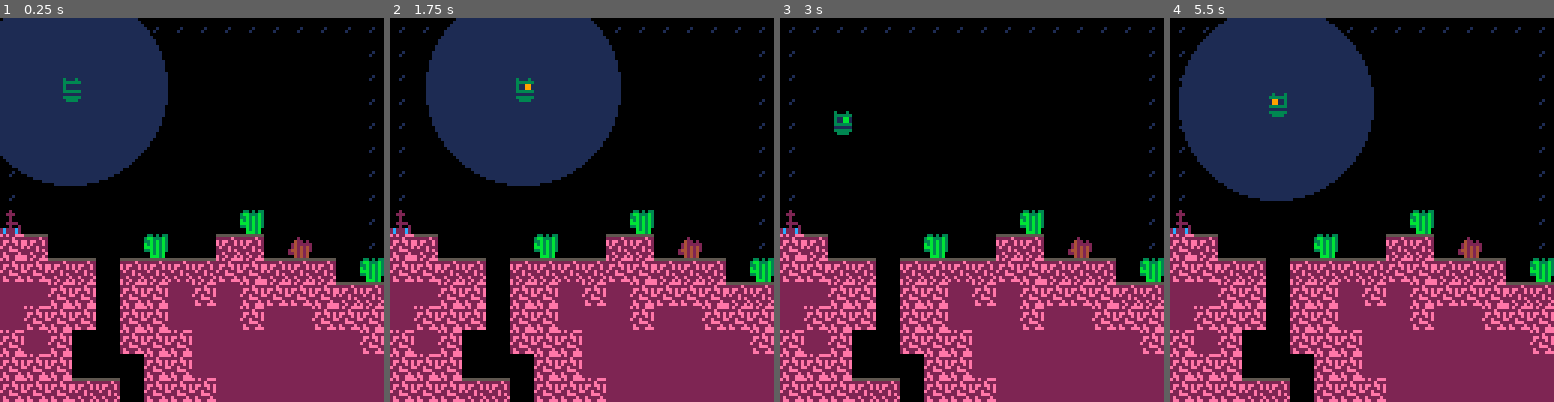
Above: before the commit, frames 1-4 (left to right).
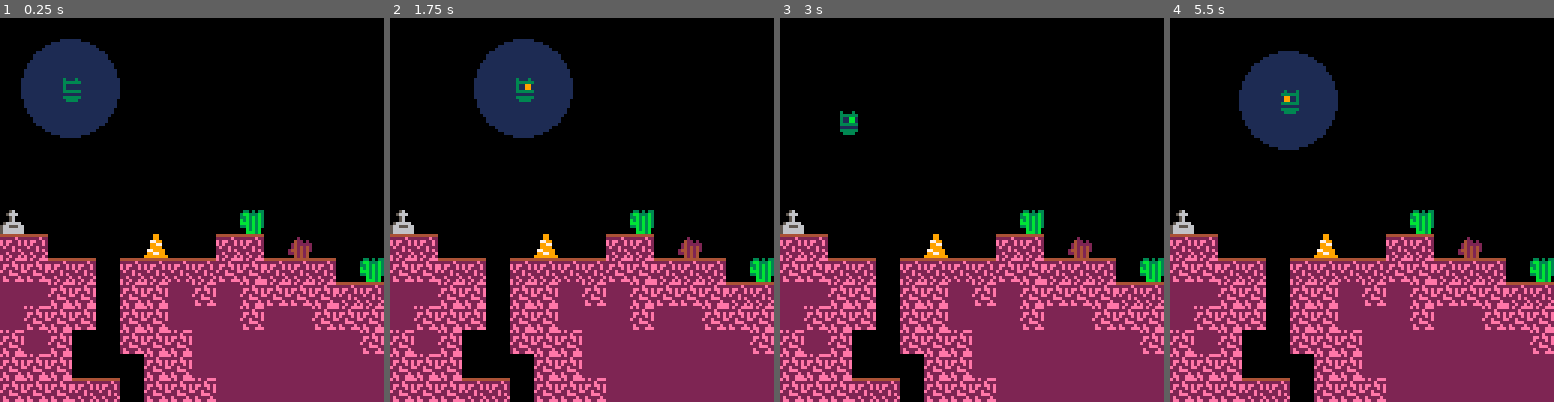
Above: after the commit, the same moments.

Repository: alxgnon/pico-8
Game: PICO-8 cartridge robo.p8
Two runs of this game, one before a commit and one after it. Both use one fixed random seed, a clock stepped at 60 frames per second and the inputs below.
Inputs:
- Up to frame 1 (0.25 s): no input
- Up to frame 2 (1.75 s): tap O (Z key) at 0.33, 0.7, 1.43 s; tap X (X key) at 1.07 s
- Up to frame 3 (3 s): hold Left 1.97-2.37 s; tap X (X key) at 2.07, 2.4, 2.73 s; tap O (Z key) at 2.22 s; hold Down 2.42-2.82 s; hold Right from 2.87 s (still down)
- Up to frame 4 (5.5 s): tap X (X key) every 0.33 s from 3.07 to 5.4 s; tap O (Z key) at 3.1, 3.98, 4.87 s; release Right at 3.53 s; hold Up 3.58-4.08 s; hold Right 4.13-4.53 s; hold Down 4.58-5.08 s; hold Left from 5.13 s (still down)

The runs differ from the first frame. In frame 1, 14% of the frame differs, in the area x 0-100%, y 0-95%; in frame 2, 15%; in frame 3, 2.3%; in frame 4, 17%.

Commit message:
open the front door

Diff:
--- a/robo.p8
+++ b/robo.p8
@@ -1,14 +1,26 @@
 pico-8 cartridge // http://www.pico-8.com
 version 14
 __lua__
+-- constants ------------------
+
+switch = 40
+generator = 42
+barrier = 44
+
+
+-- globals --------------------
+
 t = 0
+pl = nil
 actors = {}
-pl = "player"
+camx,camy = 0,0
+
+
+-- extendable -----------------
 
 function new(name)
 	local a = {name=name}
 
-	-- extend
 	function a:xt(o)
 		for k, v in pairs(o) do
 			self[k] = v
@@ -156,8 +168,28 @@
 
 function control(a)
 	if a.t > (a.dashready or 0) then
+		if a.dashready then
+			sfx(2)
+			a.dashready = nil
+		end
+
+		if btn(5) then
+			if not a.atk then
+				sfx(3, 3)
+			end
+
+			a.atk = true
+			a.dx = 0
+			a.dy = 0
+			return
+		end
+
+		a.atk = false
+		sfx(-2, 3)
+
 		if btn(4) then
-			-- dash
+			sfx(1) -- dash
+
 			joyread(a)
 			if not joymoving(a) then
 				a.b0 = a.flipx
@@ -167,13 +199,7 @@
 
 			a.dashtime = a.t + 6
 			a.dashready = a.t + 40
-
-			sfx(1)
-
-		elseif a.dashready then
-			sfx(2)
-			a.dashready = nil
-		end
+			end
 	end
 
 	if a.t > (a.dashtime or 0) then
@@ -248,6 +274,11 @@
 		a.pal[9] = 11
 	else
 		a.pal[9] = nil
+	end
+
+	if a.atk then
+		a.frame = 4
+		return
 	end
 
 	if not joymoving(a) then
@@ -297,12 +328,51 @@
 	animate(a)
 end
 
+function open_barriers_for(a)
+	if a.atk then
+		local ax,ay = a.x,a.y
+
+		local open = false
+
+ 	for i=ax-2, ax+2 do
+ 		for j=ay-2, ay+2 do
+ 			local spr = mget(i,j)
+
+ 			if spr == switch then
+ 				mset(i,j, switch+1)
+ 				open = true
+ 			end
+ 		end
+ 	end
+
+ 	if open then
+ 		local cx,cy =
+ 			max(0,flr(pl.x/16)*16),
+ 			max(0,flr(pl.y/16)*16)
+ 	 for i=cx, cx+15 do
+ 			for j=cy, cy+15 do
+ 				local spr = mget(i,j)
+
+ 				if spr >= barrier and
+ 						spr < barrier+4 then
+ 					mset(i,j, 0)
+ 				elseif spr == generator then
+ 					mset(i,j, generator+1)
+					end
+ 			end
+ 		end
+ 	end
+ end
+end
+
 function _update()
 	t += 1
 	foreach(actors, time)
 
 	control(pl)
 	foreach(actors, act)
+
+	open_barriers_for(pl)
 end
 
 
@@ -336,8 +406,13 @@
 	-- light effect
 	if pl.t > (pl.dashready or 0)
 			and pl.x > 0.9 then
-		local q = 0.256
+		local q = 0.128
 		circfill(pl.x*8-q,pl.y*8-q,q*128,1)
+
+		if pl.atk then
+			local z = (t%16+1) / 16 * 0.128
+			circ(pl.x*8-z,pl.y*8-z,z*128,11)
+		end
 	end
 
 	-- animap
@@ -608,168 +683,168 @@
 
 
 __gff__
-0002020202000000000000000000000000000000000000000000060686868686000000000000000000000000000000000800080800000000000000000000000000000000000000000000000000000000000000000000000000000000000000000000000000000000000000000000000000000000000000000000000000000000
+000202020202000000000000000000000000000000000000808080800000000000000000000000000e0e0606868686860000080800000000000000000000000000000000000000000000000000000000000000000000000000000000000000000000000000000000000000000000000000000000000000000000000000000000
 0000000000000000000000000000000000000000000000000000000000000000000000000000000000000000000000000000000000000000000000000000000000000000000000000000000000000000000000000000000000000000000000000000000000000000000000000000000000000000000000000000000000000000
 __map__
-0101010101010101010101010101010101010101010101010001010104040404040404040404040404040404040404040404040404040404040404040404040404040404040404040404040404040404040404040404040404040404040404040404040404040404040404040404040404040404040404040404040404040404
-0100000000000000000000000000000101000000000000000101010300040004040404040404040404040404040404040404040404040404040404040404040404040404040404040404040404040404040404040404040404040404040404040404040404040404040404040404040404040404040404040404040404040404
-0100000000000000000000000000000101000000000000000003030403040304040404040404040404040404040404040404040404040404040404040404040404040404040404040404040404040404040404040404040404040404040404040404040404040404040404040404040404040404040404040404040404040404
-0100000000000000000000000000000101000003030000030304040400000004040404040404040404040404040404040404040404040404040404040404040404040404040404040404040404040404040404040404040404040404040404040404040404040404040404040404040404040404040404040404040404040404
-0100000000000000000000000000000101000004040303040404040403030304040404040404040404040404040404040404040404040404040404040404040404040404040404040404040404040404040404040404040404040404040404040404040404040404040404040404040404040404040404040404040404040404
-0100000000000000000000000000000101000004040404040400000404040404040404040404040404040404040404040404040404040404040404040404040404040404040404040404040404040404040404040404040404040404040404040404040404040404040404040404040404040404040404040404040404040404
-0100000000000000000000000000000101000004040000000000000400040404040404040404040404040404040404040404040404040404040404040404040404040404040404040404040404040404040404040404040404040404040404040404040404040404040404040404040404040404040404040404040404040404
-0100000000000000000000000000000101000304040000000000000400000404040404040404040404040404040404040404040404040404040404040404040404040404040404040404040404040404040404040404040404040404040404040404040404040404040404040404040404040404040404040404040404040404
-1000000000000000000012000000000101030404000000000000000400000404040404040404040404040404040404040404040404040404040404040404040404040404040404040404040404040404040404040404040404040404040404040404040404040404040404040404040404040404040404040404040404040404
-0203000000001200000303001300000103040404030000000000000400000404040404040404040404040404040404040404040404040404040404040404040404040404040404040404040404040404040404040404040404040404040404040404040404040404040404040404040404040404040404040404040404040404
-0202030300030303030202030303001200000004040000000000000000000404040404040404040404040404040404040404040404040404040404040404040404040404040404040404040404040404040404040404040404040404040404040404040404040404040404040404040404040404040404040404040404040404
-0404020200020204020402020202030303000000040000000000000000000404040404040404040404040404040404040404040404040404040404040404040404040404040404040404040404040404040404040404040404040404040404040404040404040404040404040404040404040404040404040404040404040404
-0402020200020204040402040402020202001300040000000000000000000404040404040404040404040404040404040404040404040404040404040404040404040404040404040404040404040404040404040404040404040404040404040404040404040404040404040404040404040404040404040404040404040404
-0204020000020202040404040404040202030303040303030303030300000404040404040404040404040404040404040404040404040404040404040404040404040404040404040404040404040404040404040404040404040404040404040404040404040404040404040404040404040404040404040404040404040404
-0202020000000202040404040404040404040404040404040404040000000404040404040404040404040404040404040404040404040404040404040404040404040404040404040404040404040404040404040404040404040404040404040404040404040404040404040404040404040404040404040404040404040404
-0202020303000202020404040404040404040404040404040404040000000404040404040404040404040404040404040404040404040404040404040404040404040404040404040404040404040404040404040404040404040404040404040404040404040404040404040404040404040404040404040404040404040404
-0202020202000202020204040404040404040404040404040404040000000404040404040404040404040404040404040404040404040404040404040404040404040404040404040404040404040404040404040404040404040404040404040404040404040404040404040404040404040404040404040404040404040404
-0200140014000014000202020204040404040404040404040404040000000004040404040404040404040404040404040404040404040404040404040404040404040404040404040404040404040404040404040404040404040404040404040404040404040404040404040404040404040404040404040404040404040404
-0200000000000000000202020202020204040404040404040404040000000004040404040404040404040404040404040404040404040404040404040404040404040404040404040404040404040404040404040404040404040404040404040404040404040404040404040404040404040404040404040404040404040404
-0200000000000000000030020202000404000000040404040404040000000004040404040404040404040404040404040404040404040404040404040404040404040404040404040404040404040404040404040404040404040404040404040404040404040404040404040404040404040404040404040404040404040404
-0203000000000000000002020002030204000000000000000004040000000004040404040404040404040404040404040404040404040404040404040404040404040404040404040404040404040404040404040404040404040404040404040404040404040404040404040404040404040404040404040404040404040404
+0101010101010101010101010101010101010100000000000000000204040404040404040404040404040404040404040404040404040404040404040404040404040404040404040404040404040404040404040404040404040404040404040404040404040404040404040404040404040404040404040404040404040404
+0100000000000000000000000000000101000000000000000003030400040004040404040404040404040404040404040404040404040404040404040404040404040404040404040404040404040404040404040404040404040404040404040404040404040404040404040404040404040404040404040404040404040404
+0100000000000000000000000000000101000000000303030304040403040304040404040404040404040404040404040404040404040404040404040404040404040404040404040404040404040404040404040404040404040404040404040404040404040404040404040404040404040404040404040404040404040404
+010000000000000000000000000000010100000303020404000000022c2c2c040404040404040404040404040404040404040404040404040404040404040404040404040404040404040404040404040404040404040404040404040404040404040404040404040404040404040404040404040404041f041f1f0404040404
+010000000000000000001c00000000010100000202020400000000020303030404040202020202040404040404040404040404040404040404040404040404040404040404040404040404040404040404040404040404040404040404040404040404040404040404040404040404040404041f1f1f1f041f1f041f1f1f0404
+010000000000000000000000000000010100031414140000000000000204040404040000000032020404040404040404040404040404040404040404040404040404040404040404040404040404040404040404040404040404040404040404040404040404040404040404040404040404041f041f1f1f1f1f1f1f1f1f0404
+0100000000000000000000000000000101000200000000000000000000020404040200000000000004040404040404040404040404040404040404040404040404040404040404040404040404040404040404040404040404040404040404040404040404040404040404040404040404041f1f1f041f1f1f1f1f1f1f1f1f04
+0100000000000000000000000000000101000200000000000000000000002a04020200030000000002040404040404040404040404040404040404040404040404040404040404040404040404040404040404040404040404040404040404040404040404040404040404040404040404041f1f041f1f041f1f1f1f1f1f1f04
+1000000000000000000012000000000101030200000000000000000000002c0000000002000000000204040404040404040404040404040404040404040404040404040404040404040404040404040404040404040404040404040404040404040404040404040404040404040404040404041f1f1f1f1f041f041f1f1f1f04
+0303000000001500000303001300000103020200000000000000000000002c000000000200001b1c020404040404040404040404040404040404040404040404040404040404040404040404040404040404040404040404040404040404040404040404040404040404040404040404041f1f1f041f1f1f1f1f1f1f1f1f0404
+020203030003030303020203030300121200001c0000000000000000001c2c000000030200001d00020404040404040404040404040404040404040404040404040404040404040404040404040404040404040404040404040404040404040404040404040404040404040404040404041f1f1f04041f041f1f1f1f1f041f04
+0404020200020204020402020202030303030300000000000000000000002a03030304020000130002040404040404040404040404040404040404040404040404040404040404040404040404040404040404040404040404040404040404040404040404040404040404040404040404041f1f1f1f041f1f1f1f1f041f1f04
+040202020002020404040204040202020202020000000000000000050505020404040402050504050204040404040404040404040404040404040404040404040404040404040404040404040404040404040404040404040404040404040404040404040404040404040404040404040404041f1f041f04041f1f1f1f1f0404
+0204020000020202040404040404040202020203030303030303030300000204040404040404040404040404040404040404040404040404040404040404040404040404040404040404040404040404040404040404040404040404040404040404040404040404040404040404040404041f1f04040404041f041f041f0404
+020202000000020204040404040404040404040404040404040402020000020404040404040404040404040404040404040404040404040404040404040404040404040404040404040404040404040404040404040404040404040404040404040404040404040404040404040404040404041f1f1f1f1f0404040404040404
+0202020303000202020404040404040404040404040404040404020000000404040404040404040404040404040404040404040404040404040404040404040404040404040404040404040404040404040404040404040404040404040404040404040404040404040404040404040404040404041f1f1f1f1f040404040404
+0202020202000202020204040404040404040404040404040404020000000202040404040404040404040404040404040404040404040404040404040404040404040404040404040404040404040404040404040404040404040404040404040404040404040404040404040404040404040404040404040404040404040404
+0200140014000014000202020204040404040404040404040404020000000002040404040404040404040404040404040404040404040404040404040404040404040404040404040404040404040404040404040404040404040404040404040404040404040404040404040404040404040404040404040404040404040404
+0200000000000000000202020202020204040404040404040404020000050502040404040404040404040404040404040404040404040404040404040404040404040404040404040404040404040404040404040404040404040404040404040404040404040404040404040404040404040404040404040404040404040404
+0200000000000000000028020202000404000000040404040404040005050504040404040404040404040404040404040404040404040404040404040404040404040404040404040404040404040404040404040404040404040404040404040404040404040404040404040404040404040404040404040404040404040404
+0203000000000000000002020002030204000000000000000004040505050504040404040404040404040404040404040404040404040404040404040404040404040404040404040404040404040404040404040404040404040404040404040404040404040404040404040404040404040404040404040404040404040404
 0202000000000000000302020302020202000000000000000000040000000304040404040404040404040404040404040404040404040404040404040404040404040404040404040404040404040404040404040404040404040404040404040404040404040404040404040404040404040404040404040404040404040404
-02020000000000000002140232021a0202000000000000000000040000000004040404040404040404040404040404040404040404040404040404040404040404040404040404040404040404040404040404040404040404040404040404040404040404040404040404040404040404040404040404040404040404040404
-04020000000000000000000000001c0000000000000000000000040000000004040404040404040404040404040404040404040404040404040404040404040404040404040404040404040404040404040404040404040404040404040404040404040404040404040404040404040404040404040404040404040404040404
-04040000000000000000000000001c0000000000000000000000000000000304040400000000040404040404040404040404040404040404040404040404040404040404040404040404040404040404040404040404040404040404040404040404040404040404040404040404040404040404040404040404040404040404
-04040300000000000000000000001c0000000000000000000000000000000404000000000000040404040404040404040404040404040404040404040404040404040404040404040404040404040404040404040404040404040404040404040404040404040404040404040404040404040404040404040404040404040404
-04040200000000000003000300031a0202000000000000000000000000000000000000000000000404040404040404040404040404040404040404040404040404040404040404040404040404040404040404040404040404040404040404040404040404040404040404040404040404040404040404040404040404040404
-0404020000000000000203020302030202000000000000000000000000000000000000000000000404040404040404040404040404040404040404040404040404040404040404040404040404040404040404040404040404040404040404040404040404040404040404040404040404040404040404040404040404040404
-0404020300000000000202020204040203000003030000000000000000030303000000000000000404040404040404040404040404040404040404040404040404040404040404040404040404040404040404040404040404040404040404040404040404040404040404040404040404040404040404040404040404040404
+02020000000000000002140232022a0202000000000000000000040000000004040404040404040404040404040404040404040404040404040404040404040404040404040404040404040404040404040404040404040404040404040404040404040404040404040404040404040404040404040404040404040404040404
+04020000000000000000000000002c0000000000000000000000040000000004040404040404040404040404040404040404040404040404040404040404040404040404040404040404040404040404040404040404040404040404040404040404040404040404040404040404040404040404040404040404040404040404
+04040000000000000000000000002c0000000000000000000000000000000304040400000000040404040404040404040404040404040404040404040404040404040404040404040404040404040404040404040404040404040404040404040404040404040404040404040404040404040404040404040404040404040404
+04040300000000000000000000002c0000000000000000000000000000000404000000000000040404040404040404040404040404040404040404040404040404040404040404040404040404040404040404040404040404040404040404040404040404040404040404040404040404040404040404040404040404040404
+04040200000000000003000300032a0202000000000000000000000000000000000000000000000404040404040404040404040404040404040404040404040404040404040404040404040404040404040404040404040404040404040404040404040404040404040404040404040404040404040404040404040404040404
+0404020000000000000203020302020202000000000000000000000000000000000000000000000404040404040404040404040404040404040404040404040404040404040404040404040404040404040404040404040404040404040404040404040404040404040404040404040404040404040404040404040404040404
+04040203000000000002020202040402020000030300003e0000000000030303000000000015000404040404040404040404040404040404040404040404040404040404040404040404040404040404040404040404040404040404040404040404040404040404040404040404040404040404040404040404040404040404
 0404020203030300000202040404040202000004040303030303000000040404030300000303030404040404040404040404040404040404040404040404040404040404040404040404040404040404040404040404040404040404040404040404040404040404040404040404040404040404040404040404040404040404
-0404040202020203000204040404040402000004040404040404010101040404040403030404040404040404040404040404040404040404040404040404040404040404040404040404040404040404040404040404040404040404040404040404040404040404040404040404040404040404040404040404040404040404
-0402020202020202030204040404040402030304040404040404000000040404040404040404040404040404040404040404040404040404040404040404040404040404040404040404040404040404040404040404040404040404040404040404040404040404040404040404040404040404040404040404040404040404
-…(130 lines of a section not shown)…
+0404040202020203000204040404040402000004040404040404050505040404040403030404040404040404040404040404040404040404040404040404040404040404040404040404040404040404040404040404040404040404040404040404040404040404040404040404040404040404040404040404040404040404
+0402020202020202030204040404040402030304040404040404050500040404040404040404040404040404040404040404040404040404040404040404040404040404040404040404040404040404040404040404040404040404040404040404040404040404040404040404040404040404040404040404040404040404
+…(130 lines of a section not shown)…
Not shown, changed: 86 lines of the sprite sheet (__gfx__) section of robo.p8
Not shown, changed: the sound effects (__sfx__) section of robo.p8
